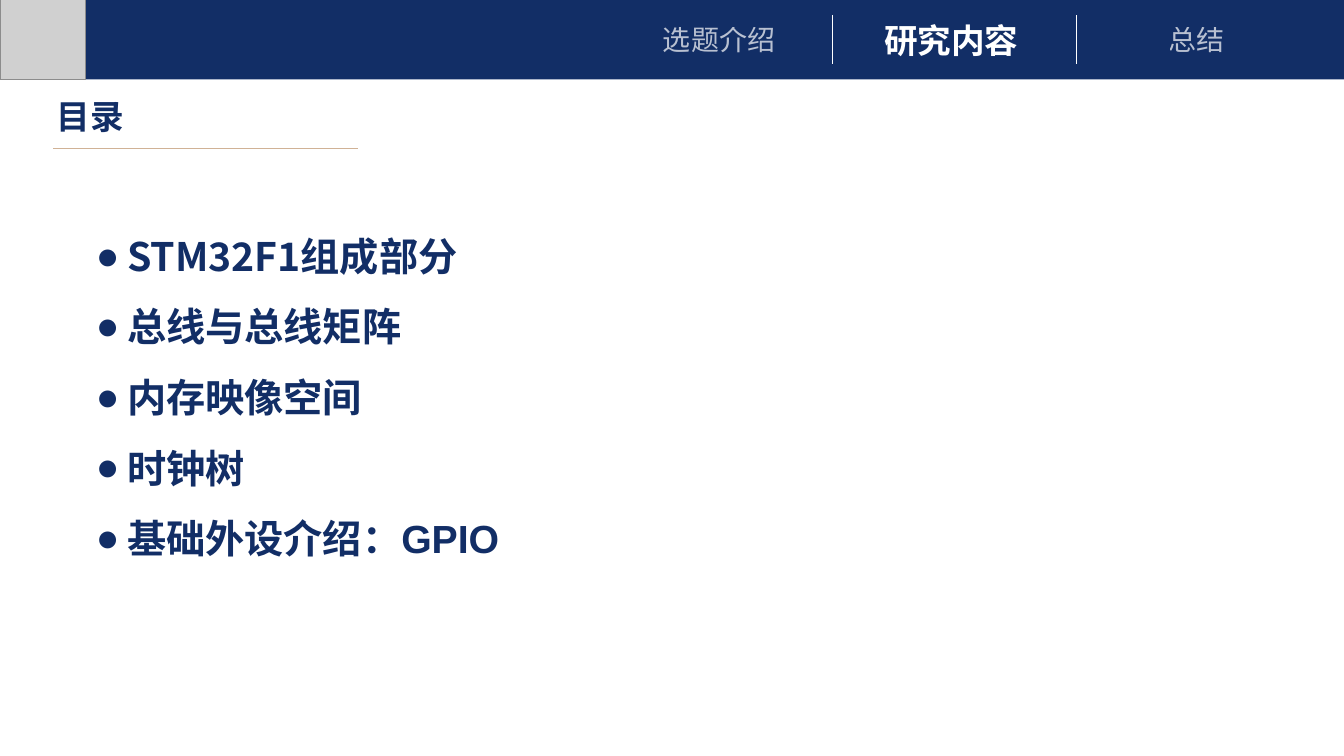
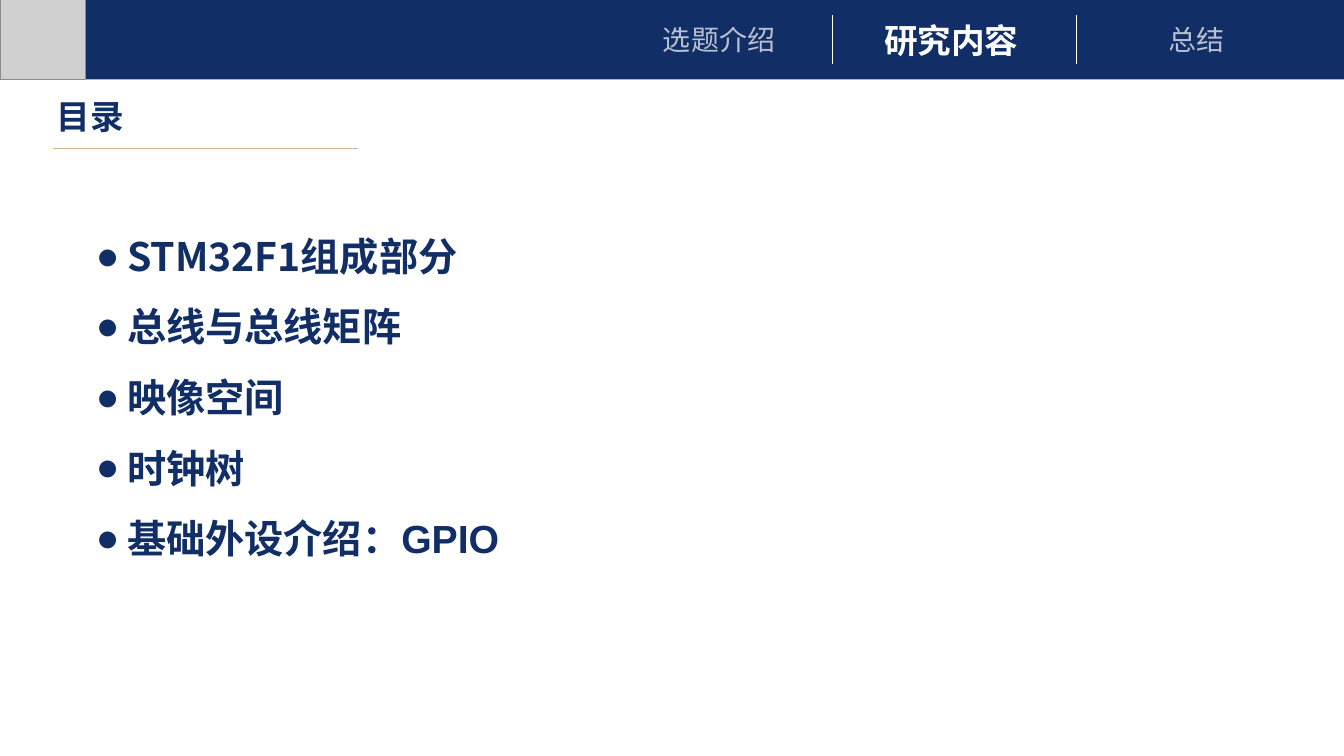
Before and after one commit to FINALxxx/UBL, a slide deck: slide 3 of UBL.pptx. Drawn at 1344x756 pixels with LibreOffice and Linux fonts; fonts in the diff are those of the drawing; grey boxes stand for pictures. Boxes give left, top, right and bottom in pixels: in the first picture for what was removed or moved away, otherwise in the second. Text is boxed around its words. In the diff, an @@ line names an element or a change of style, - is before the commit and + after.

```diff
--- a/UBL.pptx
+++ b/UBL.pptx
@@ text at bbox=[127, 378, 284, 416]: text changed @@
-● 内存映像空间
+● 映像空间
```
Also in this commit, not shown: 13 other slides changed, 1 slide added.
